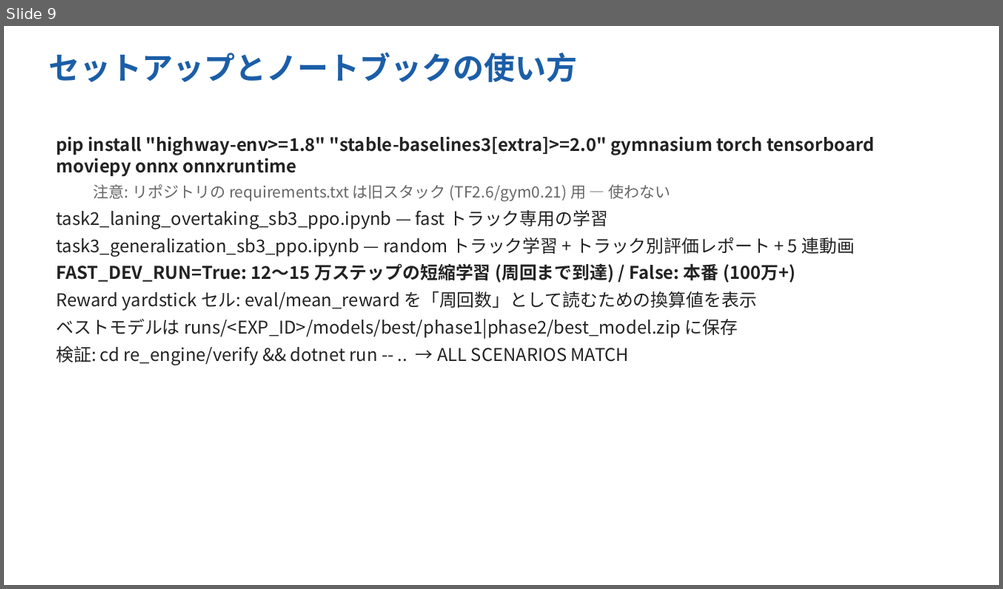
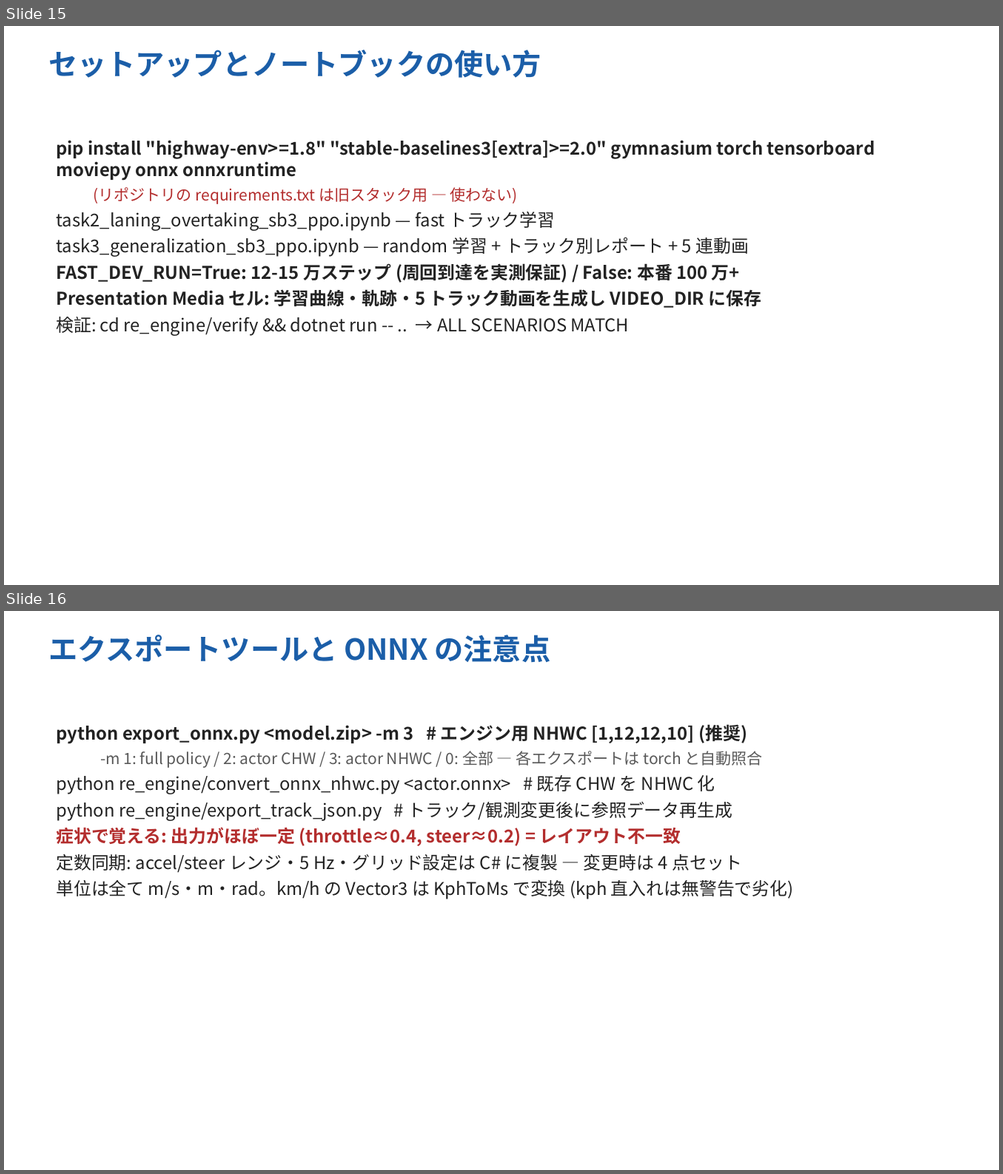
Before and after one commit to Evergarden0101/CircuitAgents, a slide deck: docs/CircuitAgents_intro_ja.pptx. Shown one above the other, each under a label of ours: slide 9 before the commit, slides 15 and 16 after it. The pictures are 1003x589 and 1003x1174 pixels, drawn with LibreOffice and Linux fonts; fonts in the diff are those of the drawing. Boxes give left, top, right and bottom in pixels: in the first picture for what was removed or moved away, otherwise in the second. Text is boxed around its words. In the diff, an @@ line names an element or a change of style, - is before the commit and + after.

```diff
--- a/docs/CircuitAgents_intro_ja.pptx
+++ b/docs/CircuitAgents_intro_ja.pptx
@@ slide 16 added at (4, 611, 999, 1170), background #FFFFFF @@
@@ text added at (48, 635, 551, 663), 28 pt, text #1B5EA8, bold @@
+エクスポートツールと ONNX の注意点
@@ text added at (56, 724, 794, 900), 17 pt, text #222222 @@
+python export_onnx.py <model.zip> -m 3 # エンジン用 NHWC [1,12,12,10] (推奨)
+  -m 1: full policy / 2: actor CHW / 3: actor NHWC / 0: 全部 — 各エクスポートは torch と自動照合
+python re_engine/convert_onnx_nhwc.py <actor.onnx> # 既存 CHW を NHWC 化
+python re_engine/export_track_json.py # トラック/観測変更後に参照データ再生成
+症状で覚える: 出力がほぼ一定 (throttle≈0.4, steer≈0.2) = レイアウト不一致
+定数同期: accel/steer レンジ・5 Hz・グリッド設定は C# に複製 — 変更時は 4 点セット
+単位は全て m/s・m・rad。km/h の Vector3 は KphToMs で変換 (kph 直入れは無警告で劣化)
@@ what was slide 9 is now slide 15 @@
@@ slide 15 changed as well @@
@@ text "セットアップとノートブックの使い方" at (48, 50, 540, 78): size 30 to 28 pt @@
@@ text at (56, 140, 875, 336): less space between paragraphs @@
@@ text at (56, 187, 762, 308): text changed @@
-  注意: リポジトリの requirements.txt は旧スタック (TF2.6/gym0.21) 用 — 使わない
-task2_laning_overtaking_sb3_ppo.ipynb — fast トラック専用の学習
-task3_generalization_sb3_ppo.ipynb — random トラック学習 + トラック別評価レポート + 5 連動画
-FAST_DEV_RUN=True: 12〜15 万ステップの短縮学習 (周回まで到達) / False: 本番 (100万+)
-Reward yardstick セル: eval/mean_reward を「周回数」として読むための換算値を表示
-ベストモデルは runs/<EXP_ID>/models/best/phase1|phase2/best_model.zip に保存
+  (リポジトリの requirements.txt は旧スタック用 — 使わない)
+task2_laning_overtaking_sb3_ppo.ipynb — fast トラック学習
+task3_generalization_sb3_ppo.ipynb — random 学習 + トラック別レポート + 5 連動画
+FAST_DEV_RUN=True: 12-15 万ステップ (周回到達を実測保証) / False: 本番 100 万+
+Presentation Media セル: 学習曲線・軌跡・5 トラック動画を生成し VIDEO_DIR に保存
```
Also in this commit, not shown: 2 other slides changed, 13 other slides added, 8 slides removed, 7 other files.
